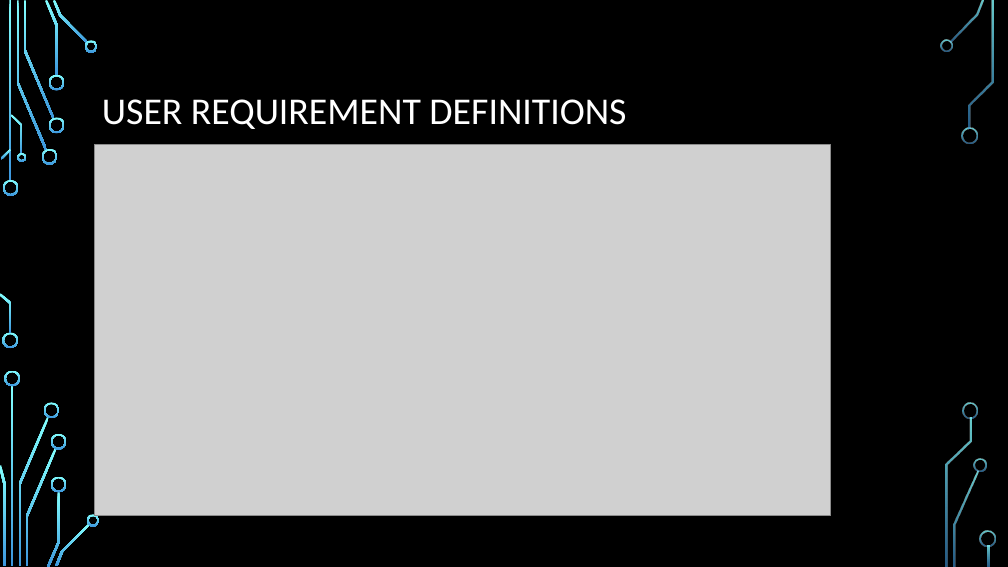
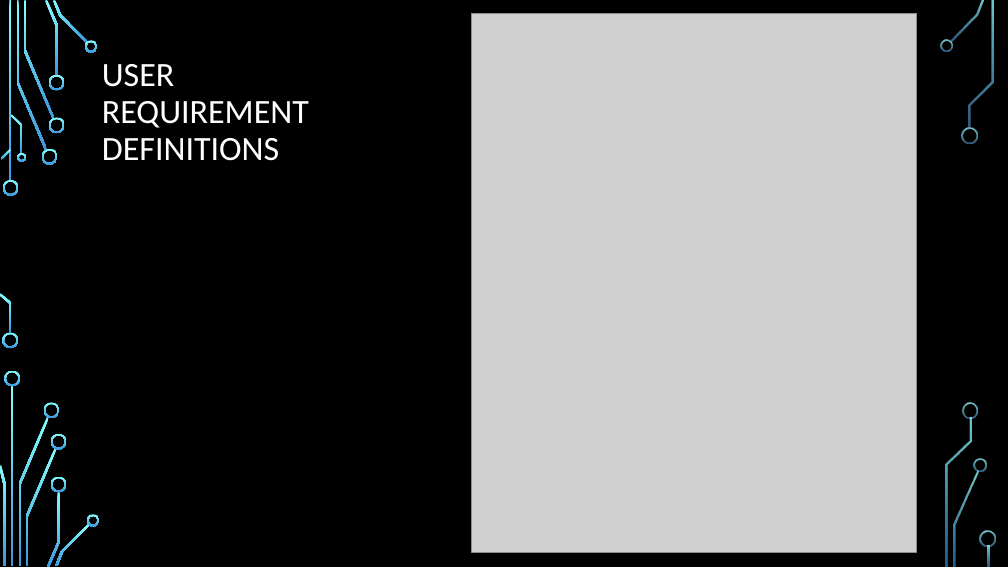
Before and after one commit to ceoy/ch.bfh.bti7081.s2019.black, a slide deck: slide 2 of doc/task02/task02.pptx. Drawn at 1008x567 pixels with LibreOffice and Linux fonts; fonts in the diff are those of the drawing; grey boxes stand for pictures; background and template pictures are left out. Boxes give left, top, right and bottom in pixels: in the first picture for what was removed or moved away, otherwise in the second. Text is boxed around its words. In the diff, an @@ line names an element or a change of style, - is before the commit and + after.

```diff
--- a/doc/task02/task02.pptx
+++ b/doc/task02/task02.pptx
@@ picture added at [472,13,917,552] @@
@@ title "USER REQUIREMENT DEFINITIONS" at [102,64,309,161]: size 36 to 32.4 pt @@
@@ picture removed at [95,144,831,516] @@
```
Also in this commit, not shown: 1 other slide changed.
